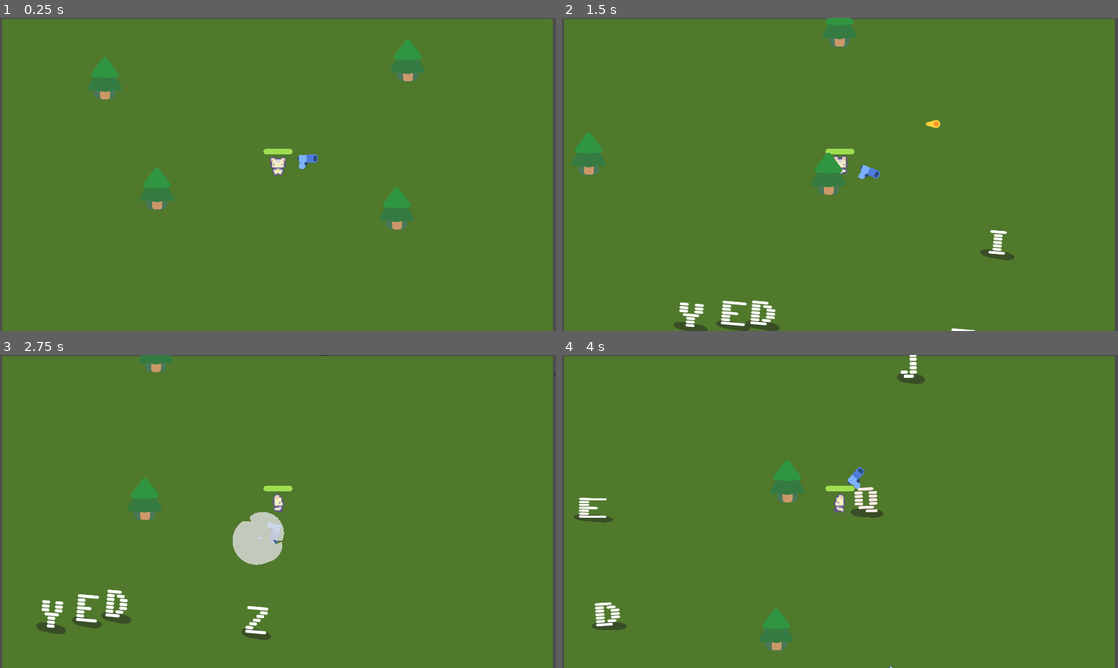
Above: before the commit, frames 1-4 (two rows, left to right).
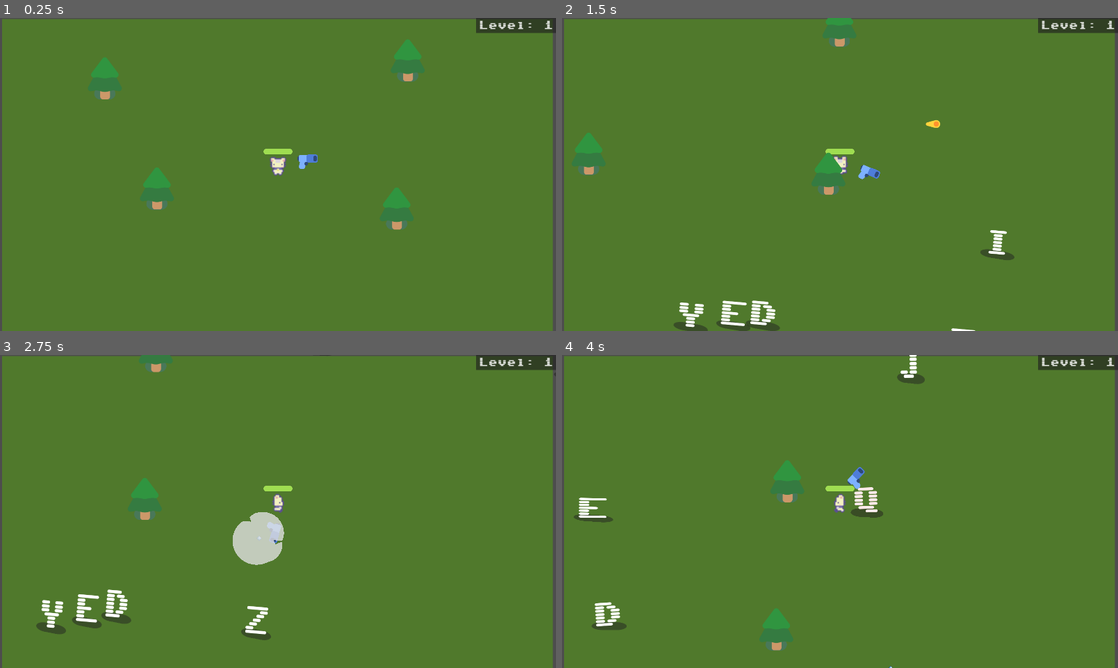
Above: after the commit, the same moments.

Repository: cu-jonas/cozy_cook
Game: Godot game, scene res://main.tscn
The game is run twice, just before and just after one commit, with the same random seed, the same clock (stepped at 60 frames per second) and the same inputs.
Inputs:
- Up to frame 1 (0.25 s): no input
- Up to frame 2 (1.5 s): tap Enter at 0.5 s; hold D (move_right) 0.53-1.28 s; hold S (move_down) from 1.28 s (still down)
- Up to frame 3 (2.75 s): release S (move_down) at 2.03 s; hold D (move_right) from 2.03 s (still down)
- Up to frame 4 (4 s): release D (move_right) at 2.78 s; hold W (move_up) 2.78-3.53 s; hold A (move_left) from 3.53 s (still down)

The runs differ from the first frame. In frame 1, 0.7% of the frame differs, in the area x 85-100%, y 0-5%; in frame 2, 0.7%; in frame 3, 0.7%; in frame 4, 0.7%.

Commit message:
added player level to HUD and increase size and weapon speed on level up

Diff:
--- a/audio/AudioManager.tscn
+++ b/audio/AudioManager.tscn
@@ -1,10 +1,11 @@
-[gd_scene load_steps=9 format=3 uid="uid://qkarf1v8vtjn"]
+[gd_scene load_steps=10 format=3 uid="uid://qkarf1v8vtjn"]
 
-[ext_resource type="Script" path="res://audio/audio_manager.gd" id="1_pwwtb"]
+[ext_resource type="Script" uid="uid://dwg4gler02usf" path="res://audio/audio_manager.gd" id="1_pwwtb"]
 [ext_resource type="AudioStream" uid="uid://n8ttegf6p2g1" path="res://audio/music/Wanderers Tale.ogg" id="2_ngew5"]
 [ext_resource type="AudioStream" uid="uid://cd1y035s8crbo" path="res://audio/sfx/take_damage.wav" id="3_ecn5r"]
 [ext_resource type="AudioStream" uid="uid://c47s2o2n5jfri" path="res://audio/sfx/death.wav" id="4_hdtnj"]
 [ext_resource type="AudioStream" uid="uid://dxudj78s3547l" path="res://audio/sfx/player_bullet.ogg" id="5_hdtnj"]
+[ext_resource type="AudioStream" uid="uid://c081ewj0c7d40" path="res://audio/sfx/level_up.wav" id="5_jewxp"]
 [ext_resource type="AudioStream" uid="uid://ciavsxltb1b8t" path="res://audio/sfx/enemy_die.ogg" id="6_cf61m"]
 [ext_resource type="AudioStream" uid="uid://bavks4mglwek4" path="res://audio/sfx/enemy_hit.ogg" id="7_dgn74"]
 [ext_resource type="AudioStream" uid="uid://cbns8cjpvs68i" path="res://audio/sfx/collect_xp.ogg" id="8_cebw5"]
@@ -29,6 +30,9 @@
 [node name="PlayerDeath" type="AudioStreamPlayer" parent="Sfx"]
 stream = ExtResource("4_hdtnj")
 
+[node name="PlayerLevelUp" type="AudioStreamPlayer" parent="Sfx"]
+stream = ExtResource("5_jewxp")
+
 [node name="PlayerBullet" type="AudioStreamPlayer" parent="Sfx"]
 stream = ExtResource("5_hdtnj")
 volume_db = -20.8
--- a/characters/player_cat/player_cat.gd
+++ b/characters/player_cat/player_cat.gd
@@ -2,9 +2,17 @@
 
 var health = 100.0
 var xp = 0
+var level = 1
+var xp_requirements: Array = [
+	3,5,10,15,25
+]
+
+var weapon_speed: Array = [
+	.5, .4, .3, .2, .1
+]
 
 signal health_depleted
-
+signal level_up
 
 func _physics_process(delta: float):
 	var direction = Input.get_vector("move_left", "move_right", "move_up", "move_down")
@@ -30,4 +38,17 @@
 
 func collect_xp(amount: int):
 	xp+=amount
-	print("XP: " + str(xp))
+	_check_level_up()
+
+func _check_level_up():
+	while level - 1 < xp_requirements.size() and xp >= xp_requirements[level - 1]:
+		xp -= xp_requirements[level - 1] # subtract spent XP (optional)
+		level += 1
+		print("Level up! Now level ", level)
+		AudioManager.play_sfx("PlayerLevelUp", 0, true)
+		level_up.emit()
+
+
+func _on_level_up() -> void:
+		scale = Vector2.ONE * (1.0 + (float(level) / 5.0))
+		%Weapon.set_weapon_cooldown(weapon_speed.get(level))
--- a/characters/player_cat/player_cat.tscn
+++ b/characters/player_cat/player_cat.tscn
@@ -88,6 +88,7 @@
 [node name="Camera2D" type="Camera2D" parent="."]
 
 [node name="Weapon" parent="." instance=ExtResource("3_m4gtg")]
+unique_name_in_owner = true
 position = Vector2(0, -31)
 
 [node name="HurtBox" type="Area2D" parent="."]
@@ -127,3 +128,5 @@
 [node name="AudioDeathSound" type="AudioStreamPlayer2D" parent="."]
 unique_name_in_owner = true
 stream = ExtResource("6_idf8u")
+
+[connection signal="level_up" from="." to="." method="_on_level_up"]
--- a/game.gd
+++ b/game.gd
@@ -16,3 +16,8 @@
 
 func _on_player_health_depleted() -> void:
 	game_over.emit()
+
+
+func _on_cat_player_level_up() -> void:
+	%Label_PlayerLevel.text = "Level " + str(%CatPlayer.level)
+	 # Replace with function body.
--- a/game.tscn
+++ b/game.tscn
@@ -1,14 +1,22 @@
-[gd_scene load_steps=5 format=3 uid="uid://sixfqsom77do"]
+[gd_scene load_steps=7 format=3 uid="uid://sixfqsom77do"]
 
 [ext_resource type="Script" uid="uid://dmnpsxvjpg7lh" path="res://game.gd" id="1_fc0e3"]
 [ext_resource type="PackedScene" uid="uid://0rgoslwspiir" path="res://trees/tree.tscn" id="2_e2o6t"]
 [ext_resource type="PackedScene" uid="uid://xwqhwh8tyog6" path="res://characters/player_cat/player_cat.tscn" id="2_fc0e3"]
+[ext_resource type="FontFile" uid="uid://bmfccjxytgkd6" path="res://characters/glyphy/sixtyfour.ttf" id="4_fc0e3"]
 
 [sub_resource type="Curve2D" id="Curve2D_7jktm"]
 _data = {
 "points": PackedVector2Array(0, 0, 0, 0, -1016, -598, 0, 0, 0, 0, 1129, -717, 0, 0, 0, 0, 1162, 824, 0, 0, 0, 0, -1050, 716, 0, 0, 0, 0, -1016, -598)
 }
 point_count = 5
+
+[sub_resource type="StyleBoxFlat" id="StyleBoxFlat_7jktm"]
+content_margin_left = 10.0
+content_margin_top = 10.0
+content_margin_right = 10.0
+content_margin_bottom = 10.0
+bg_color = Color(0.116741, 0.116741, 0.116741, 0.639216)
 
 [node name="Game" type="Node2D"]
 y_sort_enabled = true
@@ -52,5 +60,29 @@
 wait_time = 0.5
 autostart = true
 
+[node name="PlayerHUD" type="CanvasLayer" parent="."]
+
+[node name="PanelContainer" type="PanelContainer" parent="PlayerHUD"]
+anchors_preset = 1
+anchor_left = 1.0
+anchor_right = 1.0
+offset_left = -58.0
+offset_bottom = 40.0
+grow_horizontal = 0
+theme_override_styles/panel = SubResource("StyleBoxFlat_7jktm")
+
+[node name="VBoxContainer" type="VBoxContainer" parent="PlayerHUD/PanelContainer"]
+layout_mode = 2
+size_flags_horizontal = 8
+size_flags_vertical = 0
+
+[node name="Label_PlayerLevel" type="Label" parent="PlayerHUD/PanelContainer/VBoxContainer"]
+unique_name_in_owner = true
+layout_mode = 2
+theme_override_fonts/font = ExtResource("4_fc0e3")
+theme_override_font_sizes/font_size = 32
+text = "Level: 1"
+
 [connection signal="health_depleted" from="CatPlayer" to="." method="_on_player_health_depleted"]
+[connection signal="level_up" from="CatPlayer" to="." method="_on_cat_player_level_up"]
 [connection signal="timeout" from="Timer" to="." method="spawn_mob"]
--- a/pickups/xp_pickup.gd
+++ b/pickups/xp_pickup.gd
@@ -5,6 +5,6 @@
 
 func _on_body_entered(body: Node2D) -> void:
 	if body.has_method("collect_xp"):
-		AudioManager.play_sfx("CollectXP")
+		AudioManager.play_sfx("CollectXP", 0, true)
 		body.collect_xp(1)
 		queue_free() # remove the xp node
--- a/pistol/weapon.gd
+++ b/pistol/weapon.gd
@@ -17,5 +17,8 @@
 	AudioManager.play_sfx("PlayerBullet", 0, true)
 
 
+func set_weapon_cooldown(speed: int):
+	%Timer.wait_time = speed
+
 func _on_timer_timeout():
 	shoot()
--- a/pistol/weapon.tscn
+++ b/pistol/weapon.tscn
@@ -26,6 +26,7 @@
 position = Vector2(26, -11)
 
 [node name="Timer" type="Timer" parent="."]
+unique_name_in_owner = true
 wait_time = 0.5
 autostart = true
 
Not shown, added: audio/sfx/level_up.wav.import
Not shown, added: audio/sfx/level_up.wav
